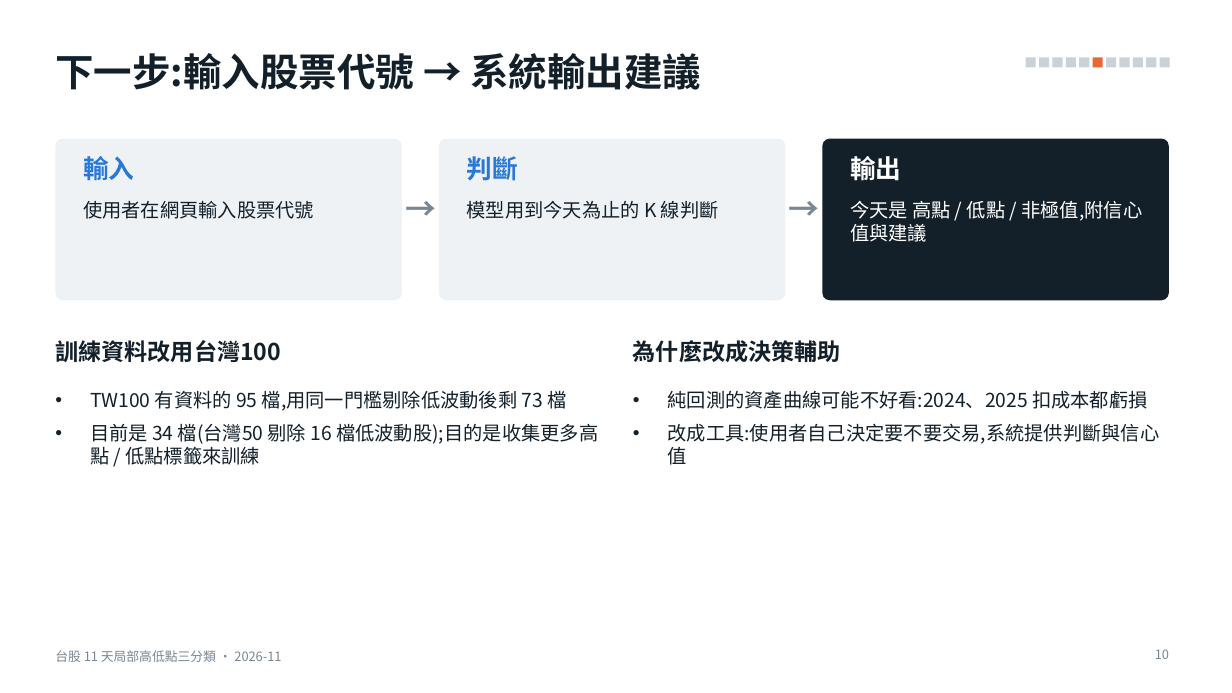
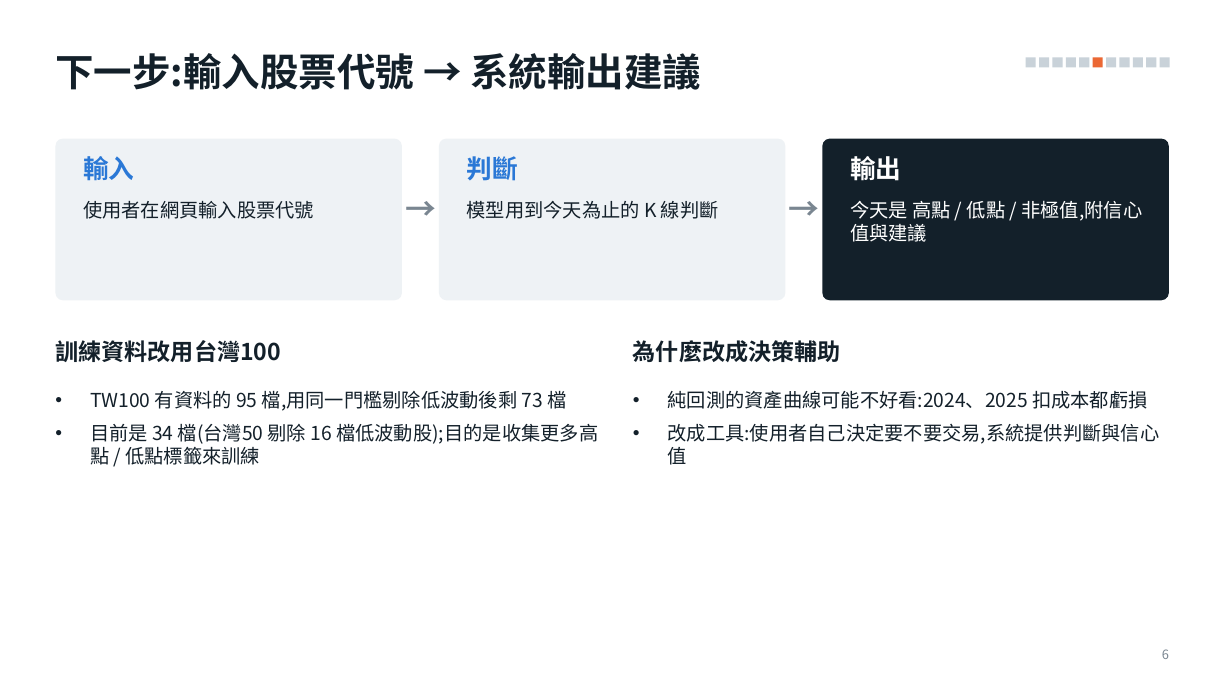
Before and after one commit to alextixu/fcukproject, a slide deck: slide 6 of method_kline_peak/report/kline_peak_report.pptx (slide 10 before the commit). Drawn at 1232x693 pixels with LibreOffice and Linux fonts; fonts in the diff are those of the drawing. Boxes give left, top, right and bottom in pixels: in the first picture for what was removed or moved away, otherwise in the second. Text is boxed around its words. In the diff, an @@ line names an element or a change of style, - is before the commit and + after.

```diff
--- a/method_kline_peak/report/kline_peak_report.pptx
+++ b/method_kline_peak/report/kline_peak_report.pptx
@@ text removed at box(55, 650, 281, 662) @@
-台股 11 天局部高低點三分類 · 2026-11
@@ page number at box(1162, 649, 1169, 659): text changed @@
-10
+6
```
Also in this commit, not shown: 4 other slides changed, 5 slides removed, 1 other file.
